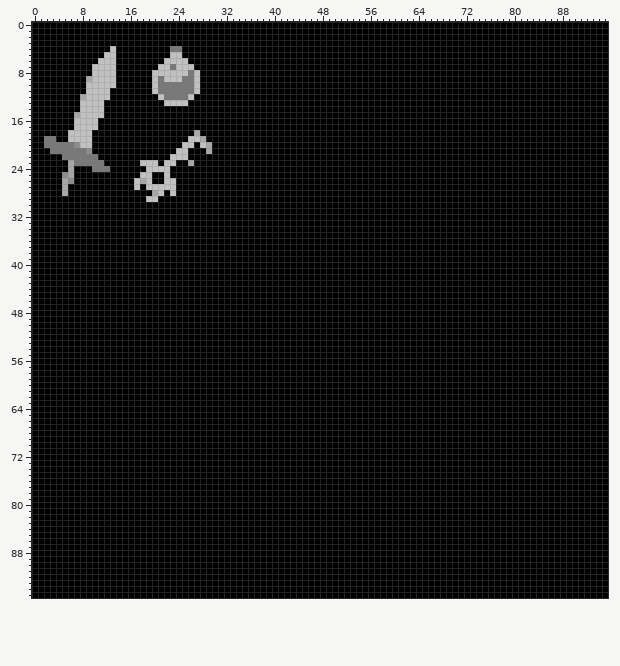
Pixel-art file: aseprite/items.aseprite. The picture above was drawn from the file before the commit.
96x96 pixels, 1 frame.
Now the later version:
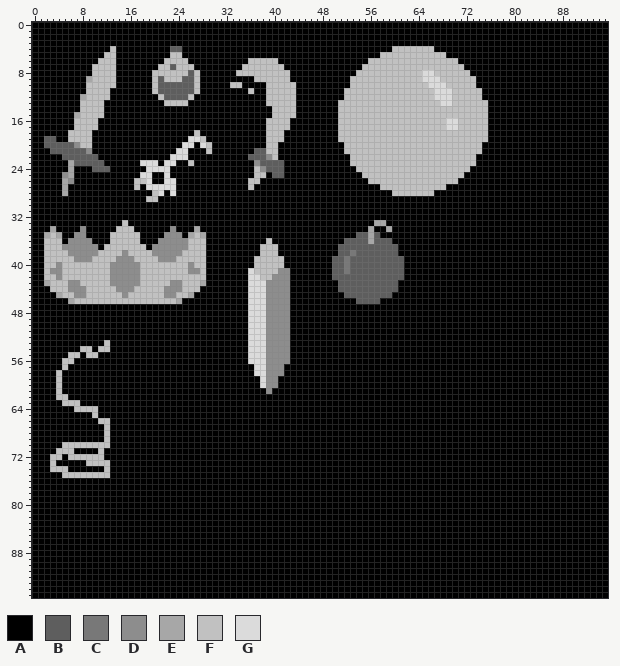
Palette (. is transparent): A #000000  B #5e5e5e  C #787878  D #8d8d8d  E #a7a7a7  F #c1c1c1  G #dbdbdb
Changes in this commit:
Changed rows in their new state; - is an unchanged pixel.
Layer "items":
first column x 2:
 4 ---------------------BB-----------------------------------FFFFFFF---------
 5 --------------------------------------------------------FFFFFFFFFFF-------
 6 ----------------------------------FFFFF---------------FFFFFFFFFFFFFFF-----
 7 ---------------------B-----------FFFFFFF-------------FFFFFFFFFFFFFFFFF----
 8 ------------------------B-------FFFFFFFFF-----------FFFFFFFFFFFGGFFFFFF---
 9 -------------------B---BB----------FFFFFF----------FFFFFFFFFFFFGGGFFFFFF--
10 -------------------BBBBBB------FF----FFFFF---------FFFFFFFFFFFFFGGGFFFFF--
11 -------------------BBBBBB---------F--FFFFF--------FFFFFFFFFFFFFFFGGGFFFFF-
12 --------------------BBBB-------------FFFFF--------FFFFFFFFFFFFFFFGGGFFFFF-
13 -------------------------------------FFFFF-------FFFFFFFFFFFFFFFFFGGFFFFFF
14 --------------------------------------FFFF-------FFFFFFFFFFFFFFFFFFFFFFFFF
15 --------------------------------------FFFF-------FFFFFFFFFFFFFFFFFFFFFFFFF
16 -------------------------------------FFFF--------FFFFFFFFFFFFFFFFFFGGFFFFF
17 -------------------------------------FFFF--------FFFFFFFFFFFFFFFFFFGGFFFFF
18 -------------------------F-----------FFF---------FFFFFFFFFFFFFFFFFFFFFFFFF
19 BB----------------------GGF----------FFF---------FFFFFFFFFFFFFFFFFFFFFFFFF
20 BBBBB------------------GG-GF---------FF-----------FFFFFFFFFFFFFFFFFFFFFFF-
21 -BBBBBB---------------GG---F-------BBFF-----------FFFFFFFFFFFFFFFFFFFFFFF-
22 ---BBBBBB------------GGG----------BBBDF------------FFFFFFFFFFFFFFFFFFFFF--
23 -----BBBBB------GGG-GG--F----------DBBBB-----------FFFFFFFFFFFFFFFFFFFFF--
24 --------BBB------GGGG--------------FDBBB------------FFFFFFFFFFFFFFFFFFF---
25 ----------------GG--G--------------FF-BB-------------FFFFFFFFFFFFFFFFF----
26 ----------------FG--GG------------FF------------------FFFFFFFFFFFFFFF-----
27 -----------------GGGGG------------F---------------------FFFFFFFFFFF-------
28 ------------------FG-G------------------------------------FFFFFFF---------
first column x 2:
33 -------------F-----------------------------------------EE---
34 -E----D-----FFF------D---E----------------------------E--E--
35 EFE--DD----FFFFF----DDD-EFE-------------------------BBEB----
36 FFF-DDDD---FFFFF---DDDDDFFF----------F------------BBBBEBBB--
37 FFFDDDDDD-FFFFFFF-DDDDDDFFF---------FFF----------BBBBBBBBBB-
38 FFFFDDDDDFFFFDFFFFDDDDDFFFF---------FFF----------BBCBBBBBBB-
39 FFFFFDDDFFFFDDDFFFFDDDFFFFF--------FFFFF--------BBCBBBBBBBBB
40 FFDFFFFFFFFDDDDDFFFFFFFFDFF--------FFFFF--------BBCBBBBBBBBB
41 FDDFFFFFFFFDDDDDFFFFFFFFDDF-------GFFFFDD-------BBCBBBBBBBBB
42 FFDFFFFFFFFDDDDDFFFFFFFFFFF-------GGFFDDD-------BBBBBBBBBBBB
43 EFFFDDFFFFFDDDDDFFFFFDDFFFE-------GGGDDDD--------BBBBBBBBBB-
44 -FFFDDDFFFFFDDDFFFFFDDDFFF--------GGGDDDD--------BBBBBBBBBB-
45 --EFFDDFFFFFFDFFFFFFDDFFE---------GGGDDDD---------BBBBBBBB--
46 ----EFFFFFFFFFFFFFFFFFE-----------GGGDDDD-----------BBBB----
47 ----------------------------------GGGDDDD-------------------
48 ----------------------------------GGGDDDD-------------------
49 ----------------------------------GGGDDDD-------------------
50 ----------------------------------GGGDDDD-------------------
51 ----------------------------------GGGDDDD-------------------
52 ----------------------------------GGGDDDD-------------------
53 ----------F-----------------------GGGDDDD-------------------
54 ------FF-FF-----------------------GGGDDDD-------------------
55 ----FF-FF-------------------------GGGDDDD-------------------
56 ---FF-----------------------------GGGDDDD-------------------
57 ---F-------------------------------GGDDD--------------------
58 --F--------------------------------GGDDD--------------------
59 --F---------------------------------GDD---------------------
60 --F---------------------------------GDD---------------------
61 --F----------------------------------D----------------------
62 --FF--------------------------------------------------------
63 ---FFF------------------------------------------------------
64 -----FFFF---------------------------------------------------
65 --------F---------------------------------------------------
66 ---------FF-------------------------------------------------
67 ----------F-------------------------------------------------
68 ----------F-------------------------------------------------
69 ----------F-------------------------------------------------
70 ---FFFFFFFF-------------------------------------------------
71 --FFF----F--------------------------------------------------
72 -FF-FFFFFF--------------------------------------------------
73 -F-----FFFF-------------------------------------------------
74 -FFF------F-------------------------------------------------
75 ---FFFFFFFF-------------------------------------------------
